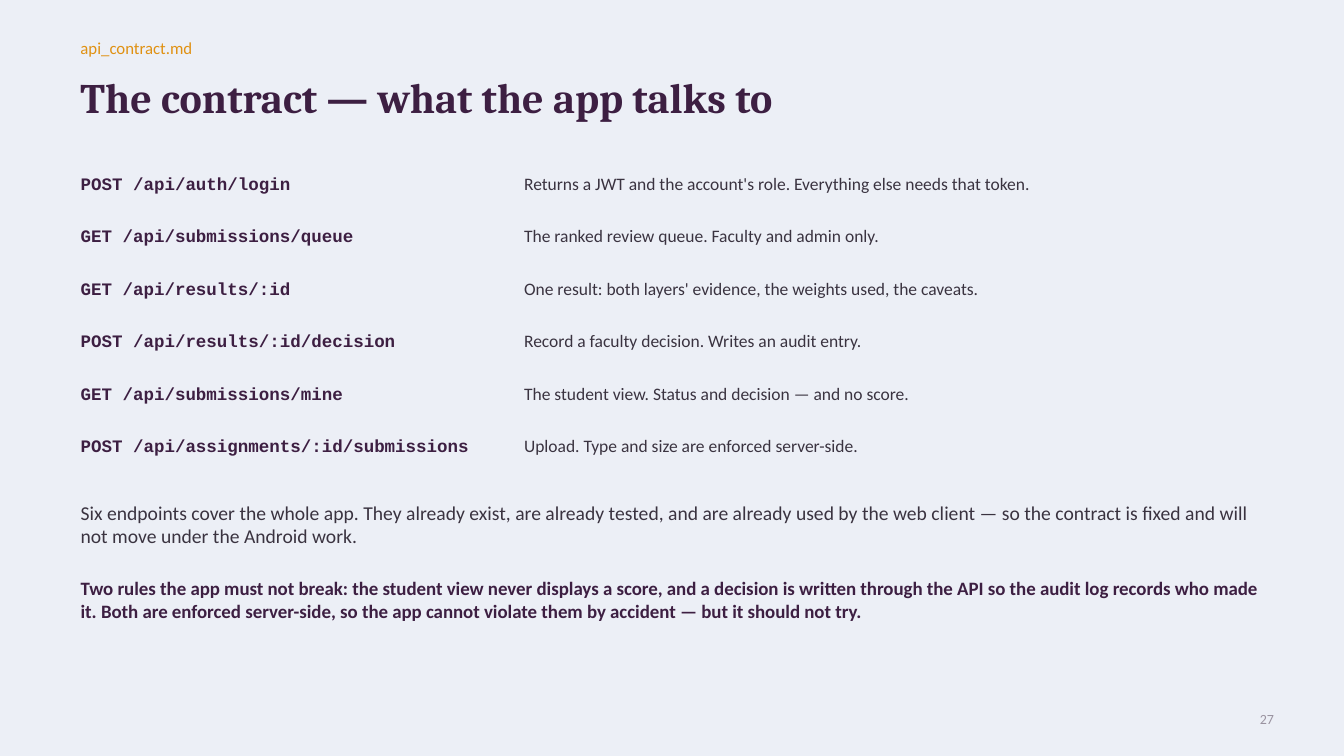
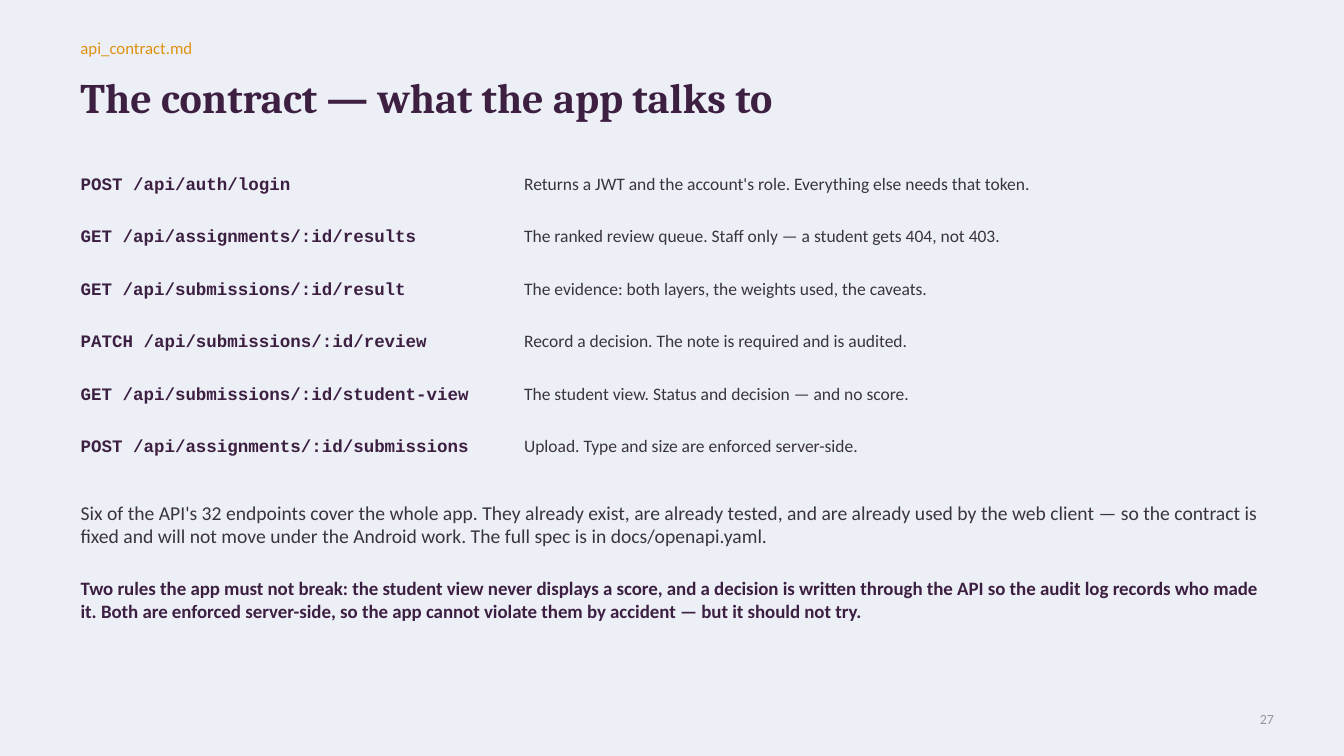
Before and after one commit to MohammadSaqlain124/codeguard-ai, a slide deck: slide 27 of docs/CodeGuard_AI_Presentation_v8.pptx. Drawn at 1344x756 pixels with LibreOffice and Linux fonts; fonts in the diff are those of the drawing. Boxes give left, top, right and bottom in pixels: in the first picture for what was removed or moved away, otherwise in the second. Text is boxed around its words. In the diff, an @@ line names an element or a change of style, - is before the commit and + after.

Commit message:
docs: presentation v8

```diff
--- a/docs/CodeGuard_AI_Presentation_v8.pptx
+++ b/docs/CodeGuard_AI_Presentation_v8.pptx
@@ text at (81, 230, 417, 246): text changed @@
-GET /api/submissions/queue
+GET /api/assignments/:id/results
@@ text at (524, 230, 1000, 245): text changed @@
-The ranked review queue. Faculty and admin only.
+The ranked review queue. Staff only — a student gets 404, not 403.
@@ text at (81, 283, 406, 299): text changed @@
-GET /api/results/:id
+GET /api/submissions/:id/result
@@ text at (524, 283, 927, 298): text changed @@
-One result: both layers' evidence, the weights used, the caveats.
+The evidence: both layers, the weights used, the caveats.
@@ text at (81, 335, 427, 351): text changed @@
-POST /api/results/:id/decision
+PATCH /api/submissions/:id/review
@@ text at (524, 335, 907, 350): text changed @@
-Record a faculty decision. Writes an audit entry.
+Record a decision. The note is required and is audited.
@@ text at (81, 388, 469, 404): text changed @@
-GET /api/submissions/mine
+GET /api/submissions/:id/student-view
@@ text at (81, 506, 1257, 546): text changed @@
-Six endpoints cover the whole app. They already exist, are already tested, and are already used by the web client — so the contract is fixed and will not move under the Android work.
+Six of the API's 32 endpoints cover the whole app. They already exist, are already tested, and are already used by the web client — so the contract is fixed and will not move under the Android work. The full spec is in docs/openapi.yaml.
```
